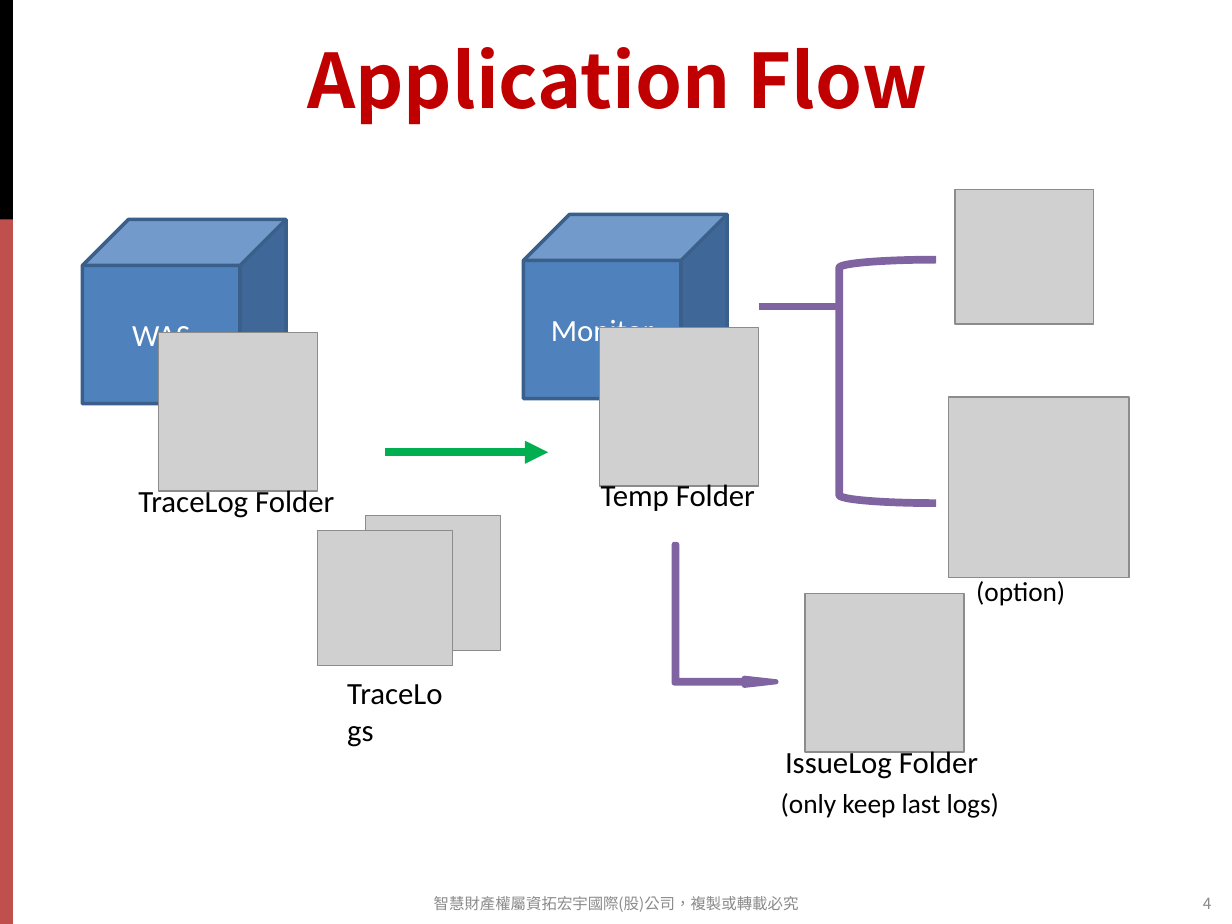
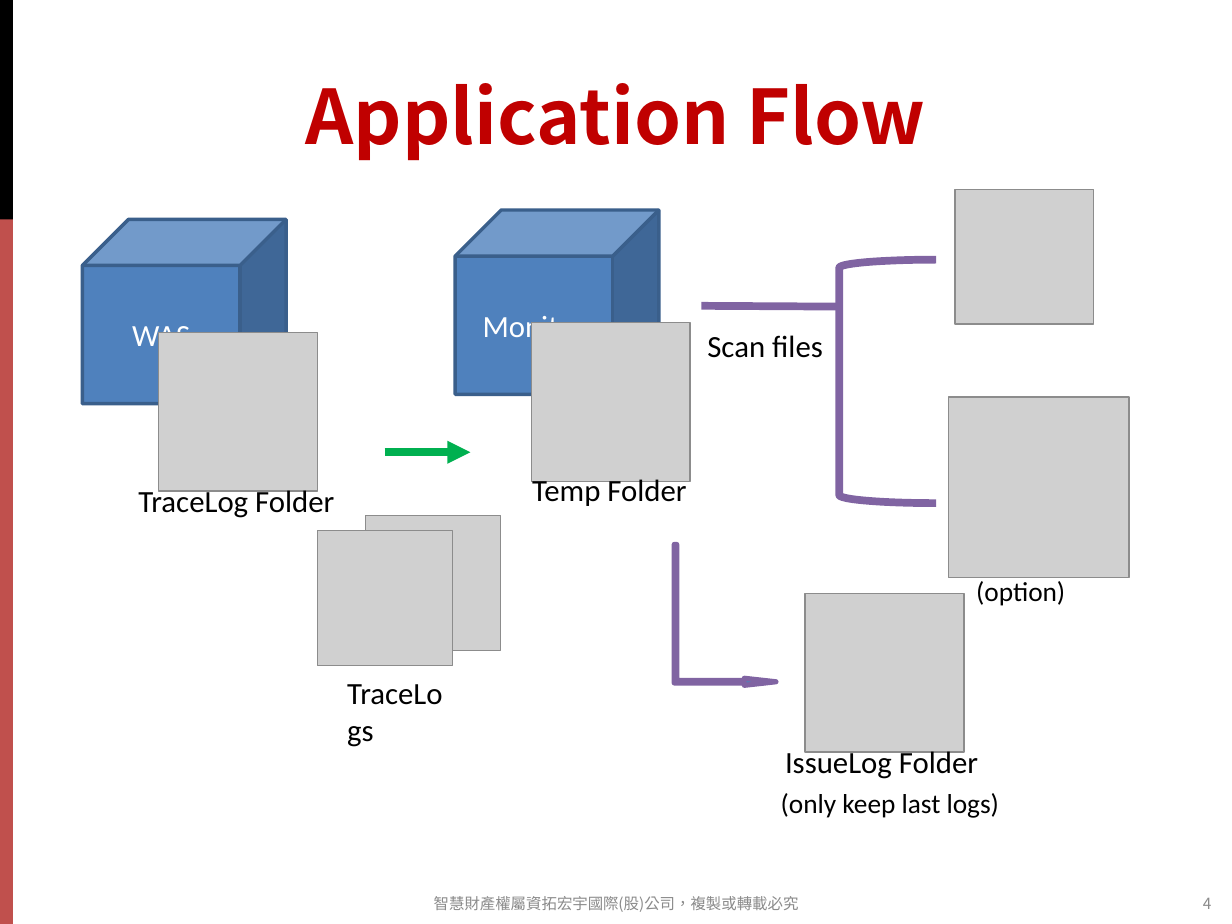
Before and after one commit to strikecbu/TraceLogMonitor, a slide deck: slide 4 of other/doc/TraceLogMonitorWithWAS.pptx. Drawn at 1232x924 pixels with LibreOffice and Linux fonts; fonts in the diff are those of the drawing; grey boxes stand for pictures; background and template pictures are left out. Boxes give left, top, right and bottom in pixels: in the first picture for what was removed or moved away, otherwise in the second. Text is boxed around its words. In the diff, an @@ line names an element or a change of style, - is before the commit and + after.

```diff
--- a/other/doc/TraceLogMonitorWithWAS.pptx
+++ b/other/doc/TraceLogMonitorWithWAS.pptx
@@ title "Application Flow": place and size @@
-title "Application Flow" at box(307, 47, 927, 125)
+title "Application Flow" at box(306, 83, 925, 161)
@@ line moved from (759, 307) - (839, 307) to (701, 306) - (839, 307) @@
@@ text added at box(707, 335, 823, 358), 18 pt, text #000000 @@
+Scan files
@@ arrow moved from (384, 452) - (548, 452) to (384, 452) - (471, 452) @@
@@ 1 picture, 1 cube, 1 text: place and size @@
-1 picture, 1 cube, 1 text at box(524, 214, 759, 511)
+1 picture, 1 cube, 1 text at box(455, 209, 690, 506)
```
Also in this commit, not shown: 9 slides added.
